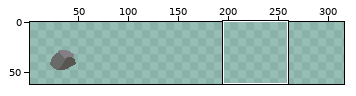
One commit to this sprite sheet: ProjectDonut/Content/Sprites/Map/World/Rock01.png. Above: a wide view before the commit, with the close-up outlined.
Close-up. Before:
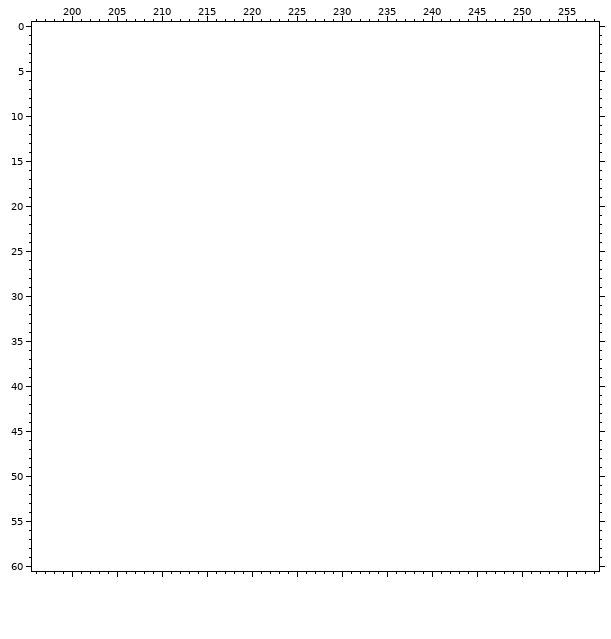
The file is 32x32 pixels. Shown: x 196..258, y 0..60. The old version is drawn lined up with the new one, on the new canvas. The wide view leaves out empty margins. The commit also changed other parts of the picture, which this record leaves out.
Palette (. is transparent): 
Pixels before (only the part around the change), first column x 196:
 0 ...............................................................
 1 ...............................................................
 2 ...............................................................
 3 ...............................................................
 4 ...............................................................
 5 ...............................................................
 6 ...............................................................
 7 ...............................................................
 8 ...............................................................
 9 ...............................................................
10 ...............................................................
11 ...............................................................
12 ...............................................................
13 ...............................................................
14 ...............................................................
15 ...............................................................
16 ...............................................................
17 ...............................................................
18 ...............................................................
19 ...............................................................
20 ...............................................................
21 ...............................................................
22 ...............................................................
23 ...............................................................
24 ...............................................................
25 ...............................................................
26 ...............................................................
27 ...............................................................
28 ...............................................................
29 ...............................................................
30 ...............................................................
31 ...............................................................
32 ...............................................................
33 ...............................................................
34 ...............................................................
35 ...............................................................
36 ...............................................................
37 ...............................................................
38 ...............................................................
39 ...............................................................
40 ...............................................................
41 ...............................................................
42 ...............................................................
43 ...............................................................
44 ...............................................................
45 ...............................................................
46 ...............................................................
47 ...............................................................
48 ...............................................................
49 ...............................................................
50 ...............................................................
51 ...............................................................
52 ...............................................................
53 ...............................................................
54 ...............................................................
55 ...............................................................
56 ...............................................................
57 ...............................................................
58 ...............................................................
59 ...............................................................
60 ...............................................................
The result:
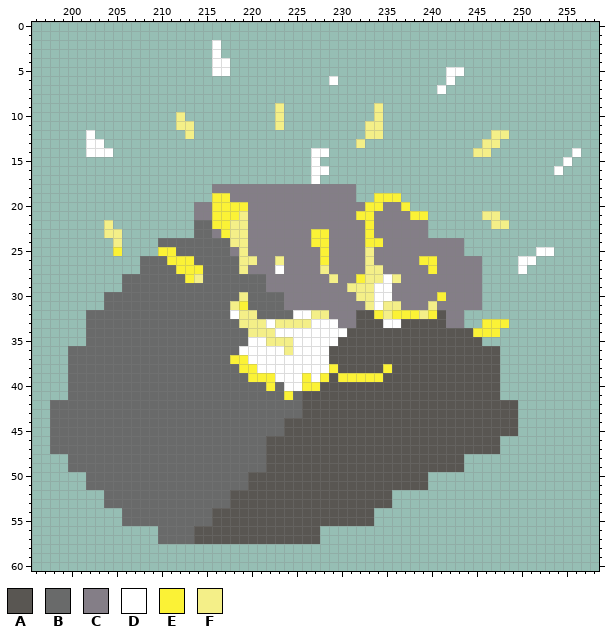
Colours new in this view: A #595652  B #696a6a  C #847e87  D #ffffff  E #fbf236  F #f4ef88
The edit:
canvas 32x32 -> 320x64, the old top-left corner now at 19,19
Changed rows in their new state; - is an unchanged pixel.
first column x 198:
 2 ------------------D----------------------------------------
 3 ------------------D----------------------------------------
 4 ------------------DD---------------------------------------
 5 ------------------DD------------------------DD-------------
 6 -------------------------------D------------D--------------
 7 -------------------------------------------D---------------
 9 -------------------------F----------F----------------------
10 --------------F----------F----------F----------------------
11 --------------FF---------F---------FF----------------------
12 ----D----------F-------------------FF------------FF--------
13 ----DD----------------------------F-------------FF---------
14 ----DDD----------------------DD----------------FF---------D
15 -----------------------------D---------------------------D-
16 -----------------------------DD-------------------------D--
17 -----------------------------D-----------------------------
18 ------------------CCCCCCCCCCCCCCCC-------------------------
19 ------------------EECCCCCCCCCCCCCC--EEE--------------------
20 ----------------CCEEEECCCCCCCCCCCCCEECCE-------------------
21 ----------------CCEEEFCCCCCCCCCCCCEECCCCEE------FF---------
22 ------F---------BBEEFFCCCCCCCCCCCCCECCCCCC-------FF--------
23 ------FF--------BBCEFFCCCCCCCEECCCCECCCCCC-----------------
24 -------F----BBBBBBBBFFCCCCCCCEECCCCEECCCCCCCCC-------------
25 -------E----EEBBBBBBCFCCCCCCCCECCCCFCCCCCCCCCC--------DD---
26 ----------BBBEEEBBBBBFFCCFCCCCECCCCFCCCCCEECCCCC----DD-----
27 ----------BBBBEEEBBBBFCCCDCCCCFCCCCFFCCCCCECCCCC----D------
28 --------BBBBBBBEFBBBBBBBCCCCCCCFCCEFFDFCCCCCCCCC-----------
29 --------BBBBBBBBBBBBBBBBCCCCCCCCCFFFDDCCCCCCCCCC-----------
30 ------BBBBBBBBBBBBBBBFBBBBCCCCCCCCFFDDCCCCCECCCC-----------
31 ------BBBBBBBBBBBBBBFEBBBBCCCCCCCCCFDFFCCCFCCCCC-----------
32 ----BBBBBBBBBBBBBBBBDFFBBBBDDFFCCCAAEFEEEFEACC-------------
33 ----BBBBBBBBBBBBBBBBBFFFDFFFFDDDCCAAADDAAAAACC--EEE--------
34 ----BBBBBBBBBBBBBBBBBBFFFDDDDDDDDAAAAAAAAAAAAAAEEE---------
35 ----BBBBBBBBBBBBBBBBBBDDFFFDDDDDAAAAAAAAAAAAAAAA-----------
36 --BBBBBBBBBBBBBBBBBBBDDDDDFDDDDAAAAAAAAAAAAAAAAAAA---------
37 --BBBBBBBBBBBBBBBBBBEEDDDDDDDDDAAAAAAAAAAAAAAAAAAA---------
38 --BBBBBBBBBBBBBBBBBBBEEDDDDDDDDEAAAAAEAAAAAAAAAAAA---------
39 --BBBBBBBBBBBBBBBBBBBBEEEDDDEDEAEEEEEAAAAAAAAAAAAA---------
40 --BBBBBBBBBBBBBBBBBBBBBBEBDDEEAAAAAAAAAAAAAAAAAAAA---------
41 --BBBBBBBBBBBBBBBBBBBBBBBBEBAAAAAAAAAAAAAAAAAAAAAA---------
42 BBBBBBBBBBBBBBBBBBBBBBBBBBBBAAAAAAAAAAAAAAAAAAAAAAAA-------
43 BBBBBBBBBBBBBBBBBBBBBBBBBBBBAAAAAAAAAAAAAAAAAAAAAAAA-------
44 BBBBBBBBBBBBBBBBBBBBBBBBBBAAAAAAAAAAAAAAAAAAAAAAAAAA-------
45 BBBBBBBBBBBBBBBBBBBBBBBBBBAAAAAAAAAAAAAAAAAAAAAAAAAA-------
46 BBBBBBBBBBBBBBBBBBBBBBBBAAAAAAAAAAAAAAAAAAAAAAAAAA---------
47 BBBBBBBBBBBBBBBBBBBBBBBBAAAAAAAAAAAAAAAAAAAAAAAAAA---------
48 --BBBBBBBBBBBBBBBBBBBBBBAAAAAAAAAAAAAAAAAAAAAA-------------
49 --BBBBBBBBBBBBBBBBBBBBBBAAAAAAAAAAAAAAAAAAAAAA-------------
50 ----BBBBBBBBBBBBBBBBBBAAAAAAAAAAAAAAAAAAAA-----------------
51 ----BBBBBBBBBBBBBBBBBBAAAAAAAAAAAAAAAAAAAA-----------------
52 ------BBBBBBBBBBBBBBAAAAAAAAAAAAAAAAAA---------------------
53 ------BBBBBBBBBBBBBBAAAAAAAAAAAAAAAAAA---------------------
54 --------BBBBBBBBBBAAAAAAAAAAAAAAAAAA-----------------------
55 --------BBBBBBBBBBAAAAAAAAAAAAAAAAAA-----------------------
56 ------------BBBBAAAAAAAAAAAAAA-----------------------------
57 ------------BBBBAAAAAAAAAAAAAA-----------------------------
